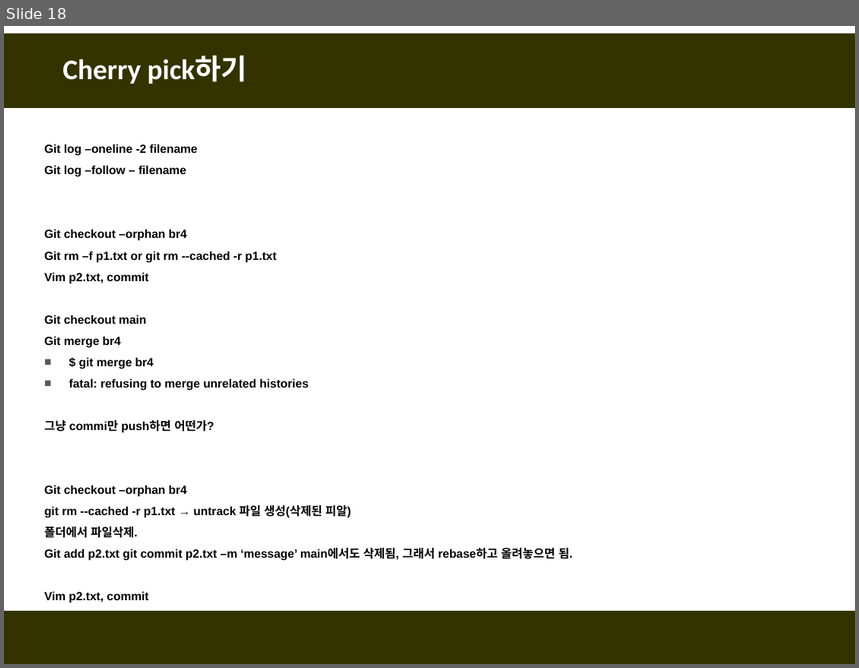
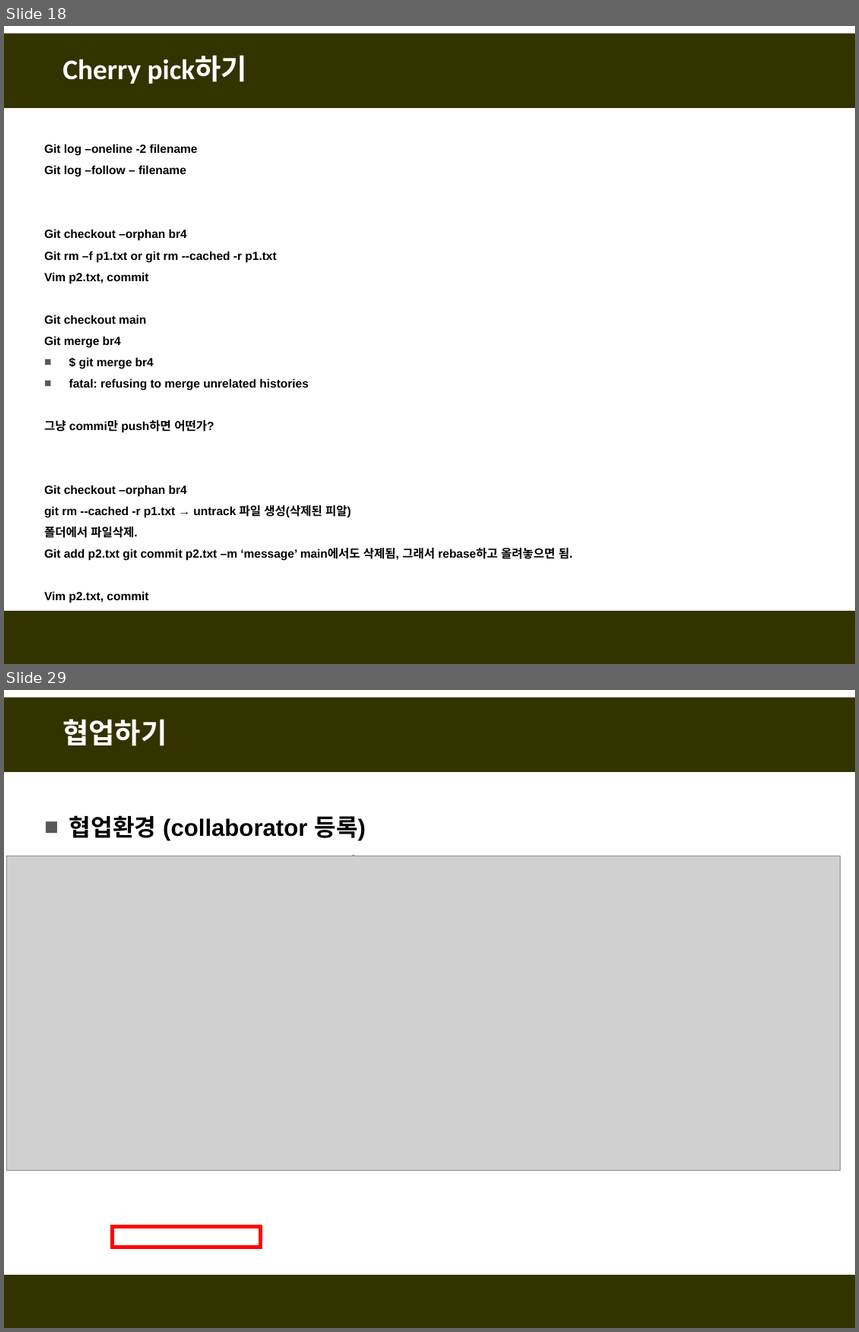
Before and after one commit to fasthill/github-lecture, a slide deck: git및github첫걸음6-정리중.pptx. Shown one above the other, each under a label of ours: slide 18 before the commit, slides 18 and 29 after it; the slides between them are not shown. The pictures are 859x668 and 859x1332 pixels, drawn with LibreOffice and Linux fonts; fonts in the diff are those of the drawing; grey boxes stand for pictures. Boxes give left, top, right and bottom in pixels: in the first picture for what was removed or moved away, otherwise in the second. Text is boxed around its words. In the diff, an @@ line names an element or a change of style, - is before the commit and + after.

```diff
--- a/git및github첫걸음6-정리중.pptx
+++ b/git및github첫걸음6-정리중.pptx
@@ slide 29 added at [4,690,855,1328], background #FFFFFF; not listed: 2 template elements that a slide beside it also shows @@
@@ title added at [63,719,167,746], 24 pt, text #FFFFFF, bold @@
+협업하기
@@ text added at [69,815,366,856], 16 pt, text #000000 @@
+■ 협업환경 (collaborator 등록)
+  ▪ Settings → Manage Access 클릭
@@ picture added at [6,856,840,1171] @@
@@ rectangle added at [112,1227,260,1248], outline #FF0000 3 pt @@
```
Also in this commit, not shown: 15 other slides added.
